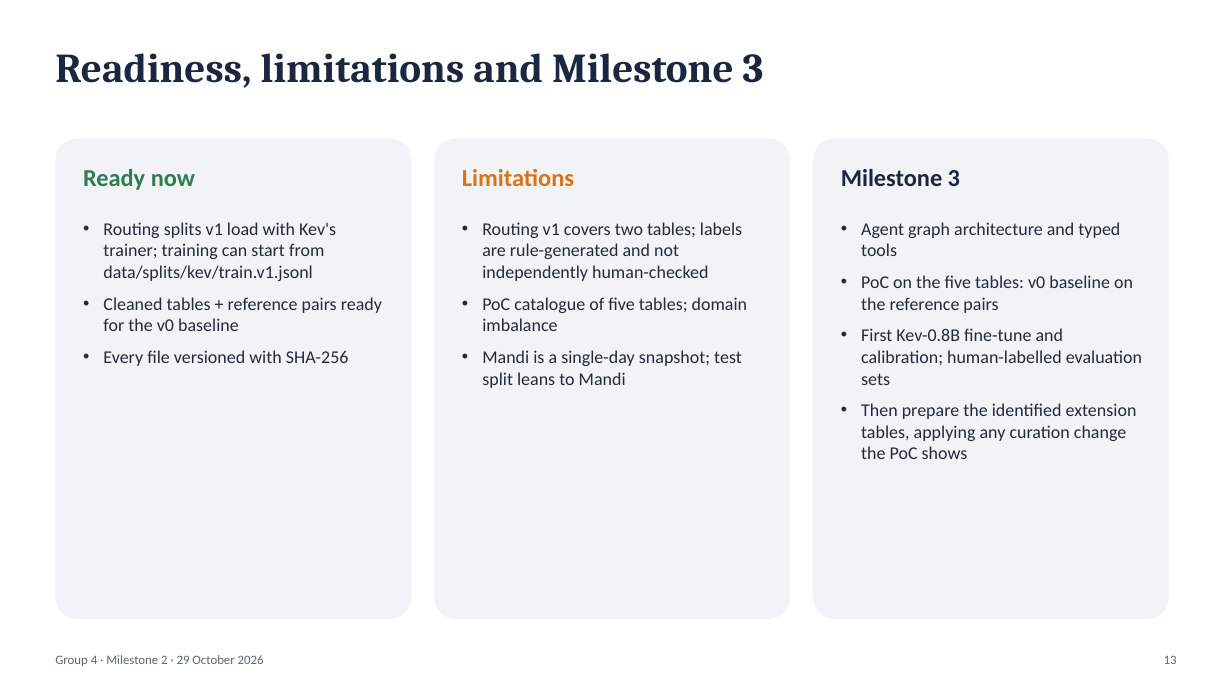
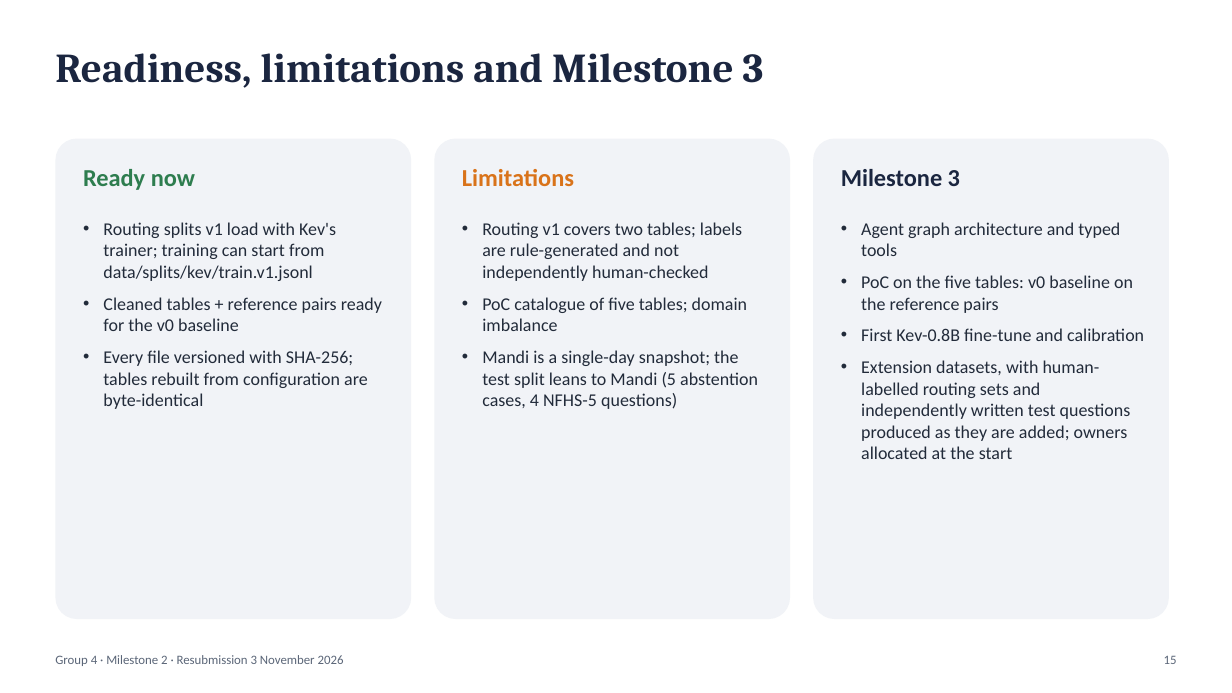
Before and after one commit to sathyaIITM/Group-4-DS-and-AI-Lab-Project, a slide deck: slide 15 of docs/Milestone2_TA_Presentation.pptx (slide 13 before the commit). Drawn at 1232x693 pixels with LibreOffice and Linux fonts; fonts in the diff are those of the drawing. Boxes give left, top, right and bottom in pixels: in the first picture for what was removed or moved away, otherwise in the second. Text is boxed around its words. In the diff, an @@ line names an element or a change of style, - is before the commit and + after.

Commit message:
ENH: Reworked data preparation into a configuration-driven, table-agnostic pipeline (v1.1), incorporating feedback through unified quality flags, source validation, anomaly review, lineage tracking, and automated catalogue generation. Updated documentation and reference queries

```diff
--- a/docs/Milestone2_TA_Presentation.pptx
+++ b/docs/Milestone2_TA_Presentation.pptx
@@ text at [861, 328, 1144, 459]: text changed @@
-• First Kev-0.8B fine-tune and calibration; human-labelled evaluation sets
-• Then prepare the identified extension tables, applying any curation change the PoC shows
+• First Kev-0.8B fine-tune and calibration
+• Extension datasets, with human-labelled routing sets and independently written test questions produced as they are added; owners allocated at the start
@@ text at [103, 350, 368, 409]: text changed @@
-• Every file versioned with SHA-256
+• Every file versioned with SHA-256; tables rebuilt from configuration are byte-identical
@@ text at [482, 350, 758, 409]: text changed @@
-• Mandi is a single-day snapshot; test split leans to Mandi
+• Mandi is a single-day snapshot; the test split leans to Mandi (5 abstention cases, 4 NFHS-5 questions)
@@ text at [55, 655, 344, 666]: text changed @@
-Group 4 · Milestone 2 · 29 October 2026
+Group 4 · Milestone 2 · Resubmission 3 November 2026
@@ text at [1164, 656, 1177, 664]: text changed @@
-13
+15
```
Also in this commit, not shown: 13 other slides changed, 2 slides added, 49 other files.
